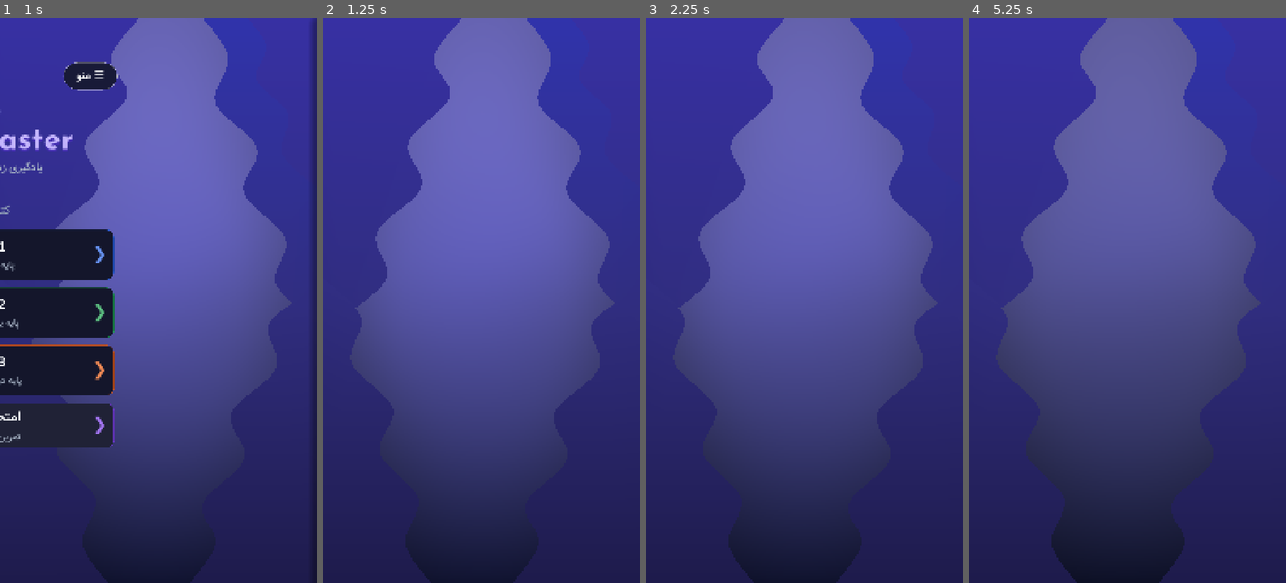
Above: before the commit, frames 1-4 (left to right).
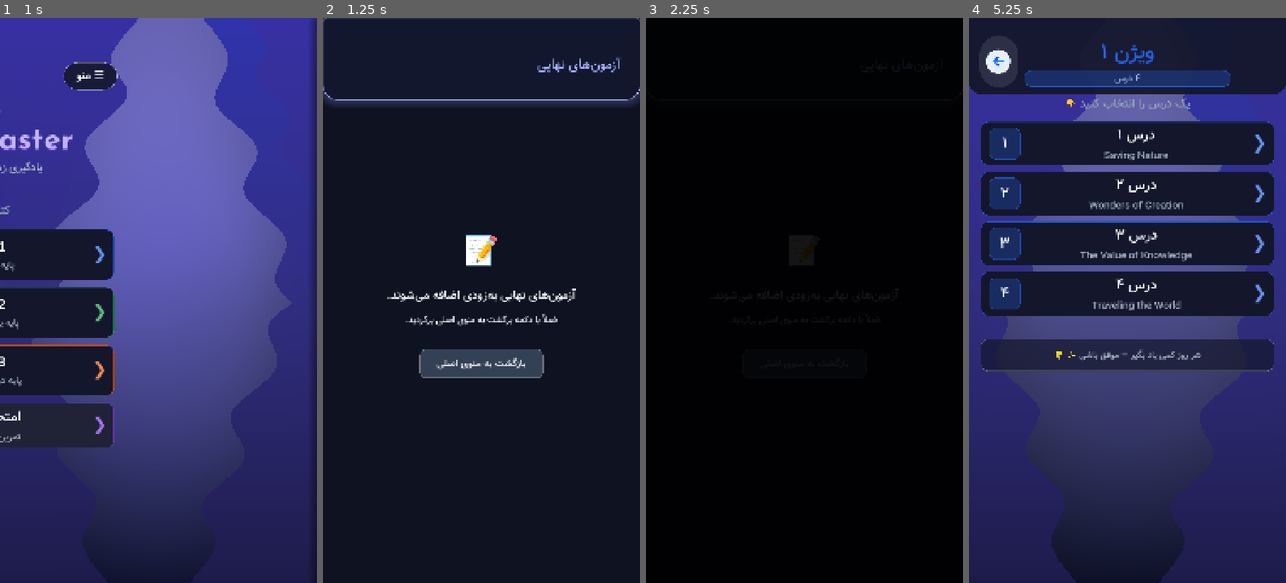
Above: after the commit, the same moments.

Repository: ZanaSaei/Vision-Master
Game: Godot game, scene res://scenes/main_menu/MainMenu.tscn
Two runs of this game, one before a commit and one after it. Both use one fixed random seed, a clock stepped at 60 frames per second and the inputs below.
Inputs (mouse positions are in pixels of both pictures, inside the frame that each line leads up to):
- Up to frame 1 (1 s): click (158, 430) at 0.5 s
- Up to frame 2 (1.25 s): no input
- Up to frame 3 (2.25 s): click (690, 63) at 1.27 s; click (804, 362) at 2 s, where only the run after the commit has a clickable "بازگشت به منوی اصلی"
- Up to frame 4 (5.25 s): click (1127, 436) at 2.77 s; click (1127, 362) at 3.5 s, where only the run after the commit has a clickable "بازگشت به منوی اصلی"; click (1127, 260) at 4.27 s; click (997, 63) at 5.02 s

Frame 1 is identical in both runs. In frame 2, 99% of the frame differs, in the area x 0-100%, y 0-100%; in frame 3, 100%; in frame 4, 48%.

Commit message:
Changes through Cline
Changes through Cline

Diff:
--- a/autoload/BackButtonHandler.gd
+++ b/autoload/BackButtonHandler.gd
@@ -17,7 +17,11 @@
 
 func _input(event: InputEvent) -> void:
 	if event is InputEventKey:
-		if event.pressed and event.keycode == KEY_BACK:
+		if event.echo:
+			return
+		# Android's back button can surface as either keycode or
+		# physical_keycode depending on the device/platform — check both.
+		if event.pressed and (event.keycode == KEY_BACK or event.physical_keycode == KEY_BACK):
 			_on_android_back_pressed()
 
 
--- a/autoload/Global.gd
+++ b/autoload/Global.gd
@@ -106,7 +106,10 @@
 			if b < 0 or l < 0:
 				continue
 			index["%d_%d" % [b, l]] = entry
-	return _lesson_index_cache[path].get("%d_%d" % [book_number, lesson_number], {})
+	# Return a deep copy: the cache must stay pristine so any scene that
+	# mutates the returned entry (tagging book/lesson, etc.) can't poison
+	# the cached data for the rest of the session.
+	return _lesson_index_cache[path].get("%d_%d" % [book_number, lesson_number], {}).duplicate(true)
 
 
 # Joins an array of sentence objects ({"en":..., "fa":..., "start":..., "end":...})
@@ -798,6 +801,9 @@
 		"theme_mode": theme_mode,
 	}
 	var file := FileAccess.open(SETTINGS_PATH, FileAccess.WRITE)
+	if file == null:
+		push_error("Could not open %s for writing (error %d) — settings not saved." % [SETTINGS_PATH, FileAccess.get_open_error()])
+		return
 	file.store_string(JSON.stringify(data))
 	file.close()
 
@@ -940,6 +946,18 @@
 
 # ---------- PROGRESS PERSISTENCE ----------
 
+# Central, crash-safe write helper: every persist path goes through here so
+# a failed FileAccess.open (storage full, permission error on Android, etc.)
+# logs a clear error instead of crashing on a null object.
+func _write_json_file(path: String, data: Variant) -> void:
+	var file: FileAccess = FileAccess.open(path, FileAccess.WRITE)
+	if file == null:
+		push_error("Could not open %s for writing (error %d) — data not saved." % [path, FileAccess.get_open_error()])
+		return
+	file.store_string(JSON.stringify(data))
+	file.close()
+
+
 func _save_progress() -> void:
 	var data: Dictionary = {
 		"last_scene": _last_scene,
@@ -947,9 +965,7 @@
 		"grammar_xp": grammar_xp,
 		"grammar_completed_units": grammar_completed_units,
 	}
-	var file: FileAccess = FileAccess.open(PROGRESS_PATH, FileAccess.WRITE)
-	file.store_string(JSON.stringify(data))
-	file.close()
+	_write_json_file(PROGRESS_PATH, data)
 
 
 func _load_progress() -> void:
@@ -1005,14 +1021,10 @@
 		review_words = []
 
 func _persist_saved_words() -> void:
-	var file := FileAccess.open(SAVED_WORDS_PATH, FileAccess.WRITE)
-	file.store_string(JSON.stringify(saved_words))
-	file.close()
+	_write_json_file(SAVED_WORDS_PATH, saved_words)
 
 func _persist_review_words() -> void:
-	var file := FileAccess.open(REVIEW_WORDS_PATH, FileAccess.WRITE)
-	file.store_string(JSON.stringify(review_words))
-	file.close()
+	_write_json_file(REVIEW_WORDS_PATH, review_words)
 
 func is_word_saved(word: String, book: int, lesson: int) -> bool:
 	for entry in saved_words:
@@ -1203,16 +1215,21 @@
 		if word_database.has(base_word.to_lower()):
 			return word_database[base_word.to_lower()]
 
-	# Try removing plural 's' for nouns
+	# Try removing plural 's' / 'es' / 'ies' for nouns
 	if key.ends_with("s") and len(key) > 1:
-		var singular = key.trim_suffix("s")
-		if word_database.has(singular):
-			return word_database[singular]
-		# Check if it's a verb form with 's'
-		if verb_forms.has(singular):
-			var base_word = verb_forms[singular]
-			if word_database.has(base_word.to_lower()):
-				return word_database[base_word.to_lower()]
+		var candidates: Array[String] = [key.trim_suffix("s")]          # cats -> cat
+		if key.ends_with("es"):
+			candidates.append(key.trim_suffix("es"))                    # boxes -> box
+		if key.ends_with("ies"):
+			candidates.append(key.trim_suffix("ies") + "y")             # studies -> study
+		for singular in candidates:
+			if word_database.has(singular):
+				return word_database[singular]
+			# Check if it's a verb form with 's'
+			if verb_forms.has(singular):
+				var base_word = verb_forms[singular]
+				if word_database.has(base_word.to_lower()):
+					return word_database[base_word.to_lower()]
 
 	# Try removing 'ing' for verbs
 	if key.ends_with("ing") and len(key) > 3:
--- a/autoload/Sfx.gd
+++ b/autoload/Sfx.gd
@@ -11,6 +11,7 @@
 # ============================================================
 
 const DIR := "res://assets/audio/ui/"
+const MAX_PLAYERS := 8   # cap the pool so it can never grow unbounded
 
 var _players: Array[AudioStreamPlayer] = []
 
@@ -19,6 +20,9 @@
 	for p in _players:
 		if not p.playing:
 			return p
+	if _players.size() >= MAX_PLAYERS:
+		# Reuse the oldest player instead of growing the pool forever.
+		return _players[0]
 	var player := AudioStreamPlayer.new()
 	add_child(player)
 	_players.append(player)
--- a/autoload/TransitionManager.gd
+++ b/autoload/TransitionManager.gd
@@ -34,6 +34,8 @@
 
 # Guards against double-taps starting a second slide mid-transition.
 var _slide_busy := false
+# Same guard for the fade transition (change_scene).
+var _fade_busy := false
 
 
 func _ready() -> void:
@@ -58,6 +60,11 @@
 # Side-menu buttons keep using this, per your requirement.
 ############################################################
 func change_scene(scene_path: String) -> void:
+	# Guard: a second tap while a fade is running would start an
+	# overlapping fade and double-swap the scene. Ignore it.
+	if _fade_busy:
+		return
+	_fade_busy = true
 	# 1. Fade to black over the current scene.
 	await _fade_out()
 	# 2. Swap the scene while nothing is visible.
@@ -67,6 +74,7 @@
 	await get_tree().process_frame
 	# 4. Fade back in.
 	await _fade_in()
+	_fade_busy = false
 
 
 func _fade_out() -> void:
--- a/scenes/book_menu/book_menu.gd
+++ b/scenes/book_menu/book_menu.gd
@@ -62,10 +62,10 @@
 	_apply_theme()
 
 	# Gentle entrance.
+	_scroll.modulate.a = 0.0
 	var tw := create_tween()
 	tw.tween_property(_scroll, "modulate:a", 1.0, 0.30) \
 		.set_trans(Tween.TRANS_QUAD).set_ease(Tween.EASE_OUT)
-	_scroll.modulate.a = 0.0
 
 
 func _build_ui() -> void:
--- a/scenes/exam/FinalExams.tscn
+++ b/scenes/exam/FinalExams.tscn
@@ -1,9 +1,12 @@
-[gd_scene format=3 uid="uid://dfsxchwulflga"]
+[gd_scene load_steps=2 format=3 uid="uid://dfsxchwulflga"]
 
-[node name="FinalExams" type="Control" unique_id=1140232866]
+[ext_resource type="Script" path="res://scenes/exam/final_exams.gd" id="1_fe"]
+
+[node name="FinalExams" type="Control"]
 layout_mode = 3
 anchors_preset = 15
 anchor_right = 1.0
 anchor_bottom = 1.0
 grow_horizontal = 2
 grow_vertical = 2
+script = ExtResource("1_fe")
--- /dev/null
+++ b/scenes/exam/final_exams.gd
@@ -0,0 +1,149 @@
+extends "res://autoload/BackButtonHandler.gd"
+
+# ============================================================
+#  FINAL EXAMS — placeholder screen.
+#  The real exam flow isn't implemented yet; this screen exists
+#  so navigating here shows a friendly, themed message with a
+#  WORKING back button instead of a blank, unescapable page.
+# ============================================================
+
+const SCENE_MAIN_MENU := "res://scenes/main_menu/MainMenu.tscn"
+const BACK_ICON       := "res://images/Back.png"
+
+
+func _ready() -> void:
+	_build_ui()
+	_apply_theme()
+	Global.on_theme_changed(_on_theme_changed)
+
+
+func _build_ui() -> void:
+	# Page background.
+	var bg := ColorRect.new()
+	bg.name = "Bg"
+	bg.set_anchors_preset(Control.PRESET_FULL_RECT)
+	add_child(bg)
+
+	# Header bar with a working back button.
+	var header := PanelContainer.new()
+	header.name = "HeaderBar"
+	header.set_anchors_preset(Control.PRESET_TOP_WIDE)
+	header.offset_bottom = 220.0
+	header.mouse_filter = Control.MOUSE_FILTER_PASS
+	add_child(header)
+
+	var h_margin := MarginContainer.new()
+	h_margin.add_theme_constant_override("margin_left", 36)
+	h_margin.add_theme_constant_override("margin_right", 36)
+	h_margin.add_theme_constant_override("margin_top", 60)
+	h_margin.add_theme_constant_override("margin_bottom", 24)
+	header.add_child(h_margin)
+
+	var h_row := HBoxContainer.new()
+	h_row.add_theme_constant_override("separation", 20)
+	h_margin.add_child(h_row)
+
+	var back := MenuStyle.make_back_button(BACK_ICON, 132)
+	back.pressed.connect(_on_back_pressed)
+	MenuStyle.wire_microinteractions(back)
+	h_row.add_child(back)
+
+	var title := Label.new()
+	title.name = "HeaderTitle"
+	title.text = "آزمون‌های نهایی"
+	title.add_theme_font_override("font", MenuStyle.vazir())
+	title.add_theme_font_size_override("font_size", 44)
+	title.size_flags_horizontal = Control.SIZE_EXPAND_FILL
+	title.horizontal_alignment = HORIZONTAL_ALIGNMENT_RIGHT
+	title.vertical_alignment = VERTICAL_ALIGNMENT_CENTER
+	h_row.add_child(title)
+
+	# Centered "coming soon" content.
+	var center := VBoxContainer.new()
+	center.set_anchors_preset(Control.PRESET_FULL_RECT)
+	center.alignment = BoxContainer.ALIGNMENT_CENTER
+	center.add_theme_constant_override("separation", 28)
+	center.mouse_filter = Control.MOUSE_FILTER_PASS
+	add_child(center)
+
+	var icon := Label.new()
+	icon.text = "📝"
+	icon.horizontal_alignment = HORIZONTAL_ALIGNMENT_CENTER
+	icon.add_theme_font_size_override("font_size", 120)
+	center.add_child(icon)
+
+	var msg := Label.new()
+	msg.name = "MessageLabel"
+	msg.text = "آزمون‌های نهایی به‌زودی اضافه می‌شوند."
+	msg.horizontal_alignment = HORIZONTAL_ALIGNMENT_CENTER
+	msg.autowrap_mode = TextServer.AUTOWRAP_WORD
+	msg.add_theme_font_override("font", MenuStyle.vazir())
+	msg.add_theme_font_size_override("font_size", 40)
+	center.add_child(msg)
+
+	var sub := Label.new()
+	sub.name = "SubLabel"
+	sub.text = "فعلاً با دکمه برگشت به منوی اصلی برگردید."
+	sub.horizontal_alignment = HORIZONTAL_ALIGNMENT_CENTER
+	sub.autowrap_mode = TextServer.AUTOWRAP_WORD
+	sub.add_theme_font_override("font", MenuStyle.vazir())
+	sub.add_theme_font_size_override("font_size", 30)
+	center.add_child(sub)
+
+	var spacer := Control.new()
+	spacer.custom_minimum_size = Vector2(0, 20)
+	center.add_child(spacer)
+
+	var home_btn := Button.new()
+	home_btn.name = "HomeButton"
+	home_btn.text = "بازگشت به منوی اصلی"
+	home_btn.add_theme_font_override("font", MenuStyle.vazir())
+	home_btn.add_theme_font_size_override("font_size", 34)
+	home_btn.custom_minimum_size = Vector2(420, 96)
+	home_btn.size_flags_horizontal = Control.SIZE_SHRINK_CENTER
+	home_btn.pressed.connect(_on_back_pressed)
+	MenuStyle.wire_microinteractions(home_btn)
+	center.add_child(home_btn)
+
+
+func _apply_theme() -> void:
+	if not is_inside_tree():
+		return
+	var bg: ColorRect = get_node_or_null("Bg")
+	if bg:
+		bg.color = Global.get_theme_color("bg")
+	var header: PanelContainer = get_node_or_null("HeaderBar")
+	if header:
+		header.add_theme_stylebox_override("panel", MenuStyle.header_bar_style(44, true))
+	var msg: Label = get_node_or_null("MessageLabel")
+	if msg:
+		msg.add_theme_color_override("font_color", Global.get_theme_color("text"))
+	var sub: Label = get_node_or_null("SubLabel")
+	if sub:
+		sub.add_theme_color_override("font_color", Global.get_theme_color("text_dim"))
+	var title: Label = get_node_or_null("HeaderTitle")
+	if title:
+		title.add_theme_color_override("font_color", Global.get_theme_color("accent_bright"))
+	var home_btn: Button = get_node_or_null("HomeButton")
+	if home_btn:
+		var style := StyleBoxFlat.new()
+		style.set_corner_radius_all(26)
+		style.bg_color = Global.get_theme_color("accent")
+		style.set_content_margin_all(20)
+		home_btn.add_theme_stylebox_override("normal", style)
+		home_btn.add_theme_stylebox_override("hover", style)
+		home_btn.add_theme_stylebox_override("pressed", style)
+		home_btn.add_theme_color_override("font_color", Global.get_theme_color("on_accent"))
+
+
+func _on_theme_changed(_mode: int) -> void:
+	_apply_theme()
+
+
+func _on_back_pressed() -> void:
+	Sfx.click()
+	TransitionManager.change_scene(SCENE_MAIN_MENU)
+
+
+func _on_android_back_pressed() -> void:
+	_on_back_pressed()
--- a/scenes/main_menu/main_menu.gd
+++ b/scenes/main_menu/main_menu.gd
@@ -45,6 +45,7 @@
 var _card_accents: Array[Color] = []
 var _hamburger: Button = null
 var _side_menu: Node = null
+var _back_message_nodes: Array[Node] = []   # active exit-confirmation overlays
 
 @onready var _root_scroll: ScrollContainer = null
 @onready var _main_col: VBoxContainer = null
@@ -441,6 +442,10 @@
 
 
 func _show_back_message() -> void:
+	# Only one exit message at a time — pressing back again while it shows
+	# either quits (double-press) or is ignored, never stacks overlays.
+	if not _back_message_nodes.is_empty():
+		return
 	var message := Label.new()
 	message.text = "برای خروج دوباره دکمه برگشت را بزنید"
 	message.add_theme_font_override("font", MenuStyle.vazir())
@@ -465,6 +470,8 @@
 	add_child(bg)
 	move_child(bg, 0)
 
+	_back_message_nodes = [bg, message]
+
 	await get_tree().create_timer(1.5).timeout
 	if not is_inside_tree():
 		return
@@ -478,3 +485,4 @@
 
 	bg.queue_free()
 	message.queue_free()
+	_back_message_nodes.clear()
--- a/scenes/purchase/Purchase.tscn
+++ b/scenes/purchase/Purchase.tscn
@@ -1,9 +1,12 @@
-[gd_scene format=3 uid="uid://qvx0q2vcn6ni"]
+[gd_scene load_steps=2 format=3 uid="uid://qvx0q2vcn6ni"]
 
-[node name="Purchase" type="Control" unique_id=2065389278]
+[ext_resource type="Script" path="res://scenes/purchase/purchase.gd" id="1_pu"]
+
+[node name="Purchase" type="Control"]
 layout_mode = 3
 anchors_preset = 15
 anchor_right = 1.0
 anchor_bottom = 1.0
 grow_horizontal = 2
 grow_vertical = 2
+script = ExtResource("1_pu")
--- /dev/null
+++ b/scenes/purchase/purchase.gd
@@ -0,0 +1,146 @@
+extends "res://autoload/BackButtonHandler.gd"
+
+# ============================================================
+#  PURCHASE — placeholder screen.
+#  The real purchase flow isn't implemented yet; this screen
+#  exists so the side menu shows a friendly, themed message
+#  with a WORKING back button instead of a blank page.
+# ============================================================
+
+const SCENE_MAIN_MENU := "res://scenes/main_menu/MainMenu.tscn"
+const BACK_ICON       := "res://images/Back.png"
+
+
+func _ready() -> void:
+	_build_ui()
+	_apply_theme()
+	Global.on_theme_changed(_on_theme_changed)
+
+
+func _build_ui() -> void:
+	var bg := ColorRect.new()
+	bg.name = "Bg"
+	bg.set_anchors_preset(Control.PRESET_FULL_RECT)
+	add_child(bg)
+
+	var header := PanelContainer.new()
+	header.name = "HeaderBar"
+	header.set_anchors_preset(Control.PRESET_TOP_WIDE)
+	header.offset_bottom = 220.0
+	header.mouse_filter = Control.MOUSE_FILTER_PASS
+	add_child(header)
+
+	var h_margin := MarginContainer.new()
+	h_margin.add_theme_constant_override("margin_left", 36)
+	h_margin.add_theme_constant_override("margin_right", 36)
+	h_margin.add_theme_constant_override("margin_top", 60)
+	h_margin.add_theme_constant_override("margin_bottom", 24)
+	header.add_child(h_margin)
+
+	var h_row := HBoxContainer.new()
+	h_row.add_theme_constant_override("separation", 20)
+	h_margin.add_child(h_row)
+
+	var back := MenuStyle.make_back_button(BACK_ICON, 132)
+	back.pressed.connect(_on_back_pressed)
+	MenuStyle.wire_microinteractions(back)
+	h_row.add_child(back)
+
+	var title := Label.new()
+	title.name = "HeaderTitle"
+	title.text = "اشتراک ویژه"
+	title.add_theme_font_override("font", MenuStyle.vazir())
+	title.add_theme_font_size_override("font_size", 44)
+	title.size_flags_horizontal = Control.SIZE_EXPAND_FILL
+	title.horizontal_alignment = HORIZONTAL_ALIGNMENT_RIGHT
+	title.vertical_alignment = VERTICAL_ALIGNMENT_CENTER
+	h_row.add_child(title)
+
+	var center := VBoxContainer.new()
+	center.set_anchors_preset(Control.PRESET_FULL_RECT)
+	center.alignment = BoxContainer.ALIGNMENT_CENTER
+	center.add_theme_constant_override("separation", 28)
+	center.mouse_filter = Control.MOUSE_FILTER_PASS
+	add_child(center)
+
+	var icon := Label.new()
+	icon.text = "💎"
+	icon.horizontal_alignment = HORIZONTAL_ALIGNMENT_CENTER
+	icon.add_theme_font_size_override("font_size", 120)
+	center.add_child(icon)
+
+	var msg := Label.new()
+	msg.name = "MessageLabel"
+	msg.text = "اشتراک ویژه به‌زودی فعال می‌شود."
+	msg.horizontal_alignment = HORIZONTAL_ALIGNMENT_CENTER
+	msg.autowrap_mode = TextServer.AUTOWRAP_WORD
+	msg.add_theme_font_override("font", MenuStyle.vazir())
+	msg.add_theme_font_size_override("font_size", 40)
+	center.add_child(msg)
+
+	var sub := Label.new()
+	sub.name = "SubLabel"
+	sub.text = "همه بخش‌های آموزشی فعلاً رایگان هستند."
+	sub.horizontal_alignment = HORIZONTAL_ALIGNMENT_CENTER
+	sub.autowrap_mode = TextServer.AUTOWRAP_WORD
+	sub.add_theme_font_override("font", MenuStyle.vazir())
+	sub.add_theme_font_size_override("font_size", 30)
+	center.add_child(sub)
+
+	var spacer := Control.new()
+	spacer.custom_minimum_size = Vector2(0, 20)
+	center.add_child(spacer)
+
+	var home_btn := Button.new()
+	home_btn.name = "HomeButton"
+	home_btn.text = "بازگشت به منوی اصلی"
+	home_btn.add_theme_font_override("font", MenuStyle.vazir())
+	home_btn.add_theme_font_size_override("font_size", 34)
+	home_btn.custom_minimum_size = Vector2(420, 96)
+	home_btn.size_flags_horizontal = Control.SIZE_SHRINK_CENTER
+	home_btn.pressed.connect(_on_back_pressed)
+	MenuStyle.wire_microinteractions(home_btn)
+	center.add_child(home_btn)
+
+
+func _apply_theme() -> void:
+	if not is_inside_tree():
+		return
+	var bg: ColorRect = get_node_or_null("Bg")
+	if bg:
+		bg.color = Global.get_theme_color("bg")
+	var header: PanelContainer = get_node_or_null("HeaderBar")
+	if header:
+		header.add_theme_stylebox_override("panel", MenuStyle.header_bar_style(44, true))
+	var msg: Label = get_node_or_null("MessageLabel")
+	if msg:
+		msg.add_theme_color_override("font_color", Global.get_theme_color("text"))
+	var sub: Label = get_node_or_null("SubLabel")
+	if sub:
+		sub.add_theme_color_override("font_color", Global.get_theme_color("text_dim"))
+	var title: Label = get_node_or_null("HeaderTitle")
+	if title:
+		title.add_theme_color_override("font_color", Global.get_theme_color("accent_bright"))
+	var home_btn: Button = get_node_or_null("HomeButton")
+	if home_btn:
+		var style := StyleBoxFlat.new()
+		style.set_corner_radius_all(26)
+		style.bg_color = Global.get_theme_color("accent")
+		style.set_content_margin_all(20)
+		home_btn.add_theme_stylebox_override("normal", style)
+		home_btn.add_theme_stylebox_override("hover", style)
+		home_btn.add_theme_stylebox_override("pressed", style)
+		home_btn.add_theme_color_override("font_color", Global.get_theme_color("on_accent"))
+
+
+func _on_theme_changed(_mode: int) -> void:
+	_apply_theme()
+
+
+func _on_back_pressed() -> void:
+	Sfx.click()
+	TransitionManager.change_scene(SCENE_MAIN_MENU)
+
+
+func _on_android_back_pressed() -> void:
+	_on_back_pressed()
--- a/scenes/reading/reading.gd
+++ b/scenes/reading/reading.gd
@@ -1002,8 +1002,6 @@
 func _on_back_button_pressed() -> void:
 	audio_panel.stop_and_close()
 	TransitionManager.change_scene(SCENE_LESSON_MENU) #[cite: 2]
-	var tween = create_tween() #[cite: 2]
-	tween.tween_property(back_button, "scale", Vector2(0.96, 0.96), 0.08) #[cite: 2]
 
 
 func _on_android_back_pressed() -> void:
--- a/scenes/review/word_review.gd
+++ b/scenes/review/word_review.gd
@@ -442,10 +442,6 @@
 		target = SCENE_SAVED_WORDS   # safe fallback if never set
 	TransitionManager.change_scene(target)
 
-	# Keep the little press feedback
-	var tween = create_tween()
-	tween.tween_property(back_button, "scale", Vector2(0.96, 0.96), 0.08)
-
 
 func _on_android_back_pressed() -> void:
 	_on_back_button_pressed()
--- a/scenes/saved_words/saved_words.gd
+++ b/scenes/saved_words/saved_words.gd
@@ -22,11 +22,11 @@
 	else:
 		# Words exist — hand off to VocabFlashcards in SAVED mode
 		Global.flashcard_mode = "saved"
-		get_tree().change_scene_to_file(SCENE_FLASHCARDS)
+		TransitionManager.change_scene(SCENE_FLASHCARDS)
 
 
 func _on_back_button_pressed() -> void:
-	get_tree().change_scene_to_file(SCENE_MAIN_MENU)
+	TransitionManager.change_scene(SCENE_MAIN_MENU)
 
 func _on_android_back_pressed() -> void:
 	_on_back_button_pressed()
--- a/scenes/settings/settings.gd
+++ b/scenes/settings/settings.gd
@@ -248,7 +248,7 @@
 	Sfx.click()
 	_confirm(
 		"پاک کردن لایتنر",
-		"همه لغات در نوبت مرور (لایتنر) پاک خواهد شد. ادامه می‌دهید؟",
+		"همه لغات در نوبت مرور (لایتنر) پاک خواهد شد.\nتوجه: با توجه به همگام‌بودن لیست‌ها، لغات ذخیره‌شده (فلش‌کارت‌ها) هم پاک می‌شوند. این عمل قابل بازگشت نیست.\nادامه می‌دهید؟",
 		func() -> void:
 			Global.clear_review_words()
 			_show_toast("نوبت مرور پاک شد ✓")
@@ -475,6 +475,12 @@
 	add_child(panel)
 	panel.set_anchors_preset(Control.PRESET_CENTER_BOTTOM)
 	panel.position.y -= 150
+	# `panel.size` is still (0,0) right after add_child — wait one frame so
+	# the pivot is centered on the real size, then pop the animation in.
+	await get_tree().process_frame
+	await get_tree().process_frame
+	if not is_instance_valid(panel):
+		return
 	panel.pivot_offset = panel.size / 2.0
 	panel.scale = Vector2(0.82, 0.82)
 	panel.modulate.a = 0.0
--- a/scenes/side_menu/side_menu.gd
+++ b/scenes/side_menu/side_menu.gd
@@ -63,8 +63,11 @@
 	overlay.visible = false
 
 	# Calculate positions based on viewport
-	menu_closed_position = get_viewport().get_visible_rect().size.x
-	menu_open_position = get_viewport().get_visible_rect().size.x - menu_panel.size.x
+	_update_menu_positions()
+
+	# Recompute if the window/viewport is ever resized (desktop testing,
+	# foldables) so the panel always parks fully off/on screen.
+	get_viewport().size_changed.connect(_update_menu_positions)
 
 	# Set initial position (off-screen right)
 	menu_panel.position.x = menu_closed_position
@@ -83,6 +86,17 @@
 
 	Global.on_theme_changed(_on_theme_changed)
 	_apply_theme()
+
+
+# Recomputes the off-screen / on-screen X positions from the current
+# viewport size. Called in _ready and again whenever the viewport resizes
+# so the drawer always parks exactly at the right edge.
+func _update_menu_positions() -> void:
+	menu_closed_position = get_viewport().get_visible_rect().size.x
+	menu_open_position = get_viewport().get_visible_rect().size.x - menu_panel.size.x
+	# If the drawer is currently closed, keep it fully off-screen.
+	if not is_open:
+		menu_panel.position.x = menu_closed_position
 
 
 # ══════════════════════════════════════════════════════════════
--- a/scenes/vocabulary/vocab_flashcards.gd
+++ b/scenes/vocabulary/vocab_flashcards.gd
@@ -937,8 +937,6 @@
 		TransitionManager.change_scene(SCENE_MAIN_MENU)
 	else:
 		TransitionManager.change_scene(SCENE_LESSON_MENU)
-	var tween = create_tween()
-	tween.tween_property(back_nav_button, "scale", Vector2(0.96, 0.96), 0.08)
 
 
 func _on_android_back_pressed() -> void:
Not shown, added: scenes/exam/final_exams.gd.uid
Not shown, added: scenes/purchase/purchase.gd.uid
